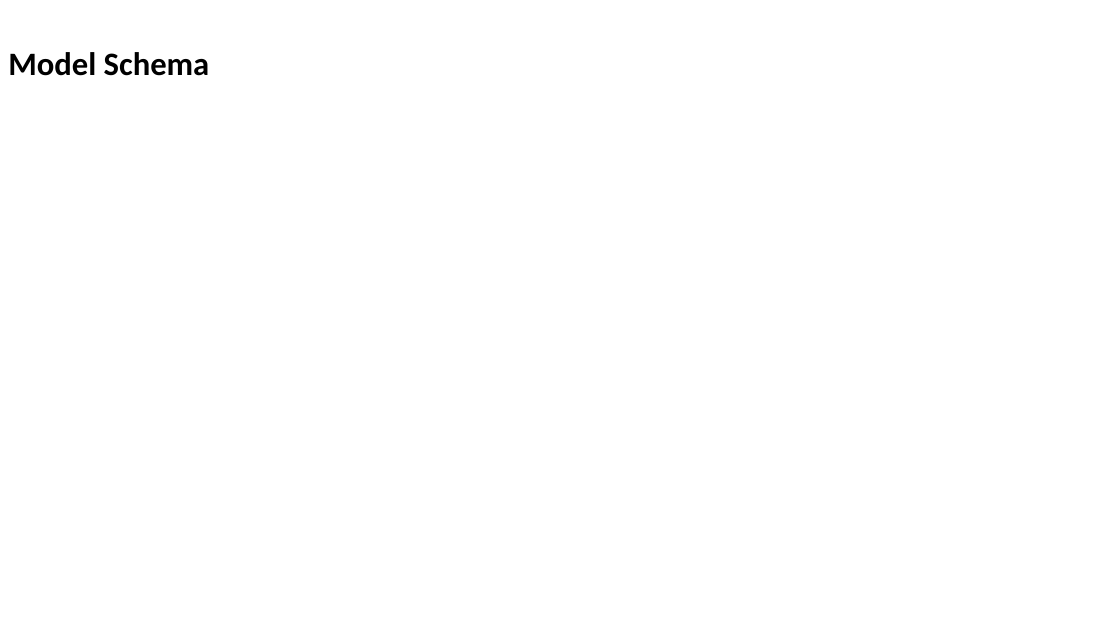
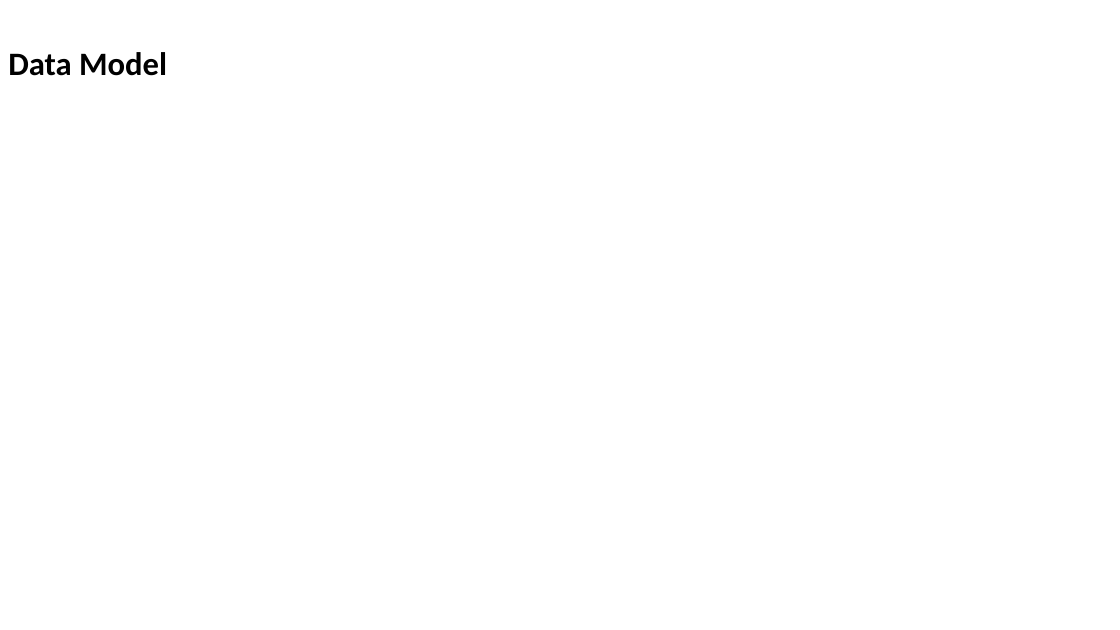
Before and after one commit to mridulaprasad/iff_technicalcases, a slide deck: slide 5 of TechnicalUseCases_MridulaPrasad.pptx. Drawn at 1120x630 pixels with LibreOffice and Linux fonts; fonts in the diff are those of the drawing; background and template pictures are left out. Boxes give left, top, right and bottom in pixels: in the first picture for what was removed or moved away, otherwise in the second. Text is boxed around its words. In the diff, an @@ line names an element or a change of style, - is before the commit and + after.

```diff
--- a/TechnicalUseCases_MridulaPrasad.pptx
+++ b/TechnicalUseCases_MridulaPrasad.pptx
@@ text at bbox=[8, 52, 167, 76]: text changed @@
-Model Schema
+Data Model
```
Also in this commit, not shown: 1 other slide changed.
